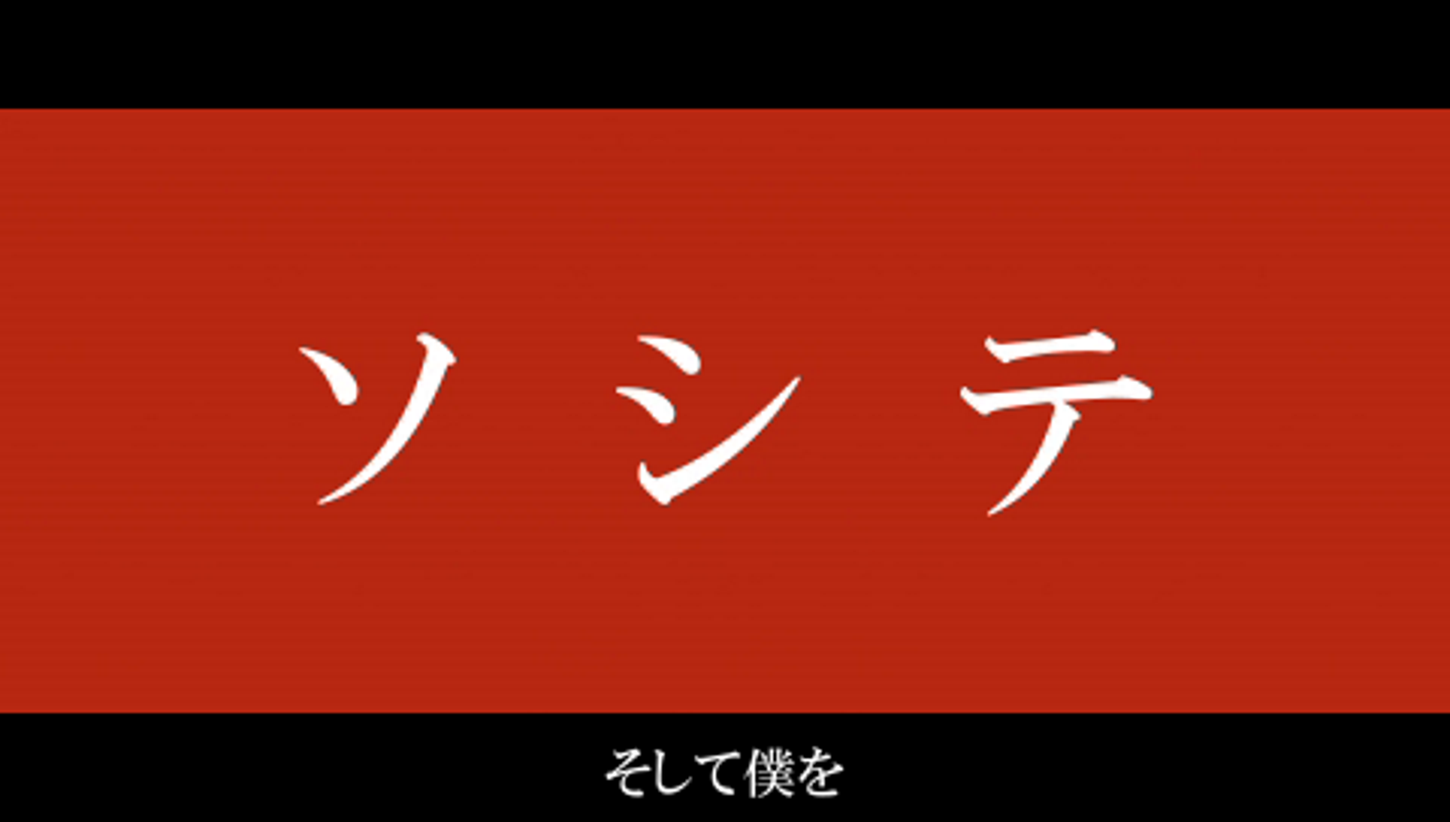
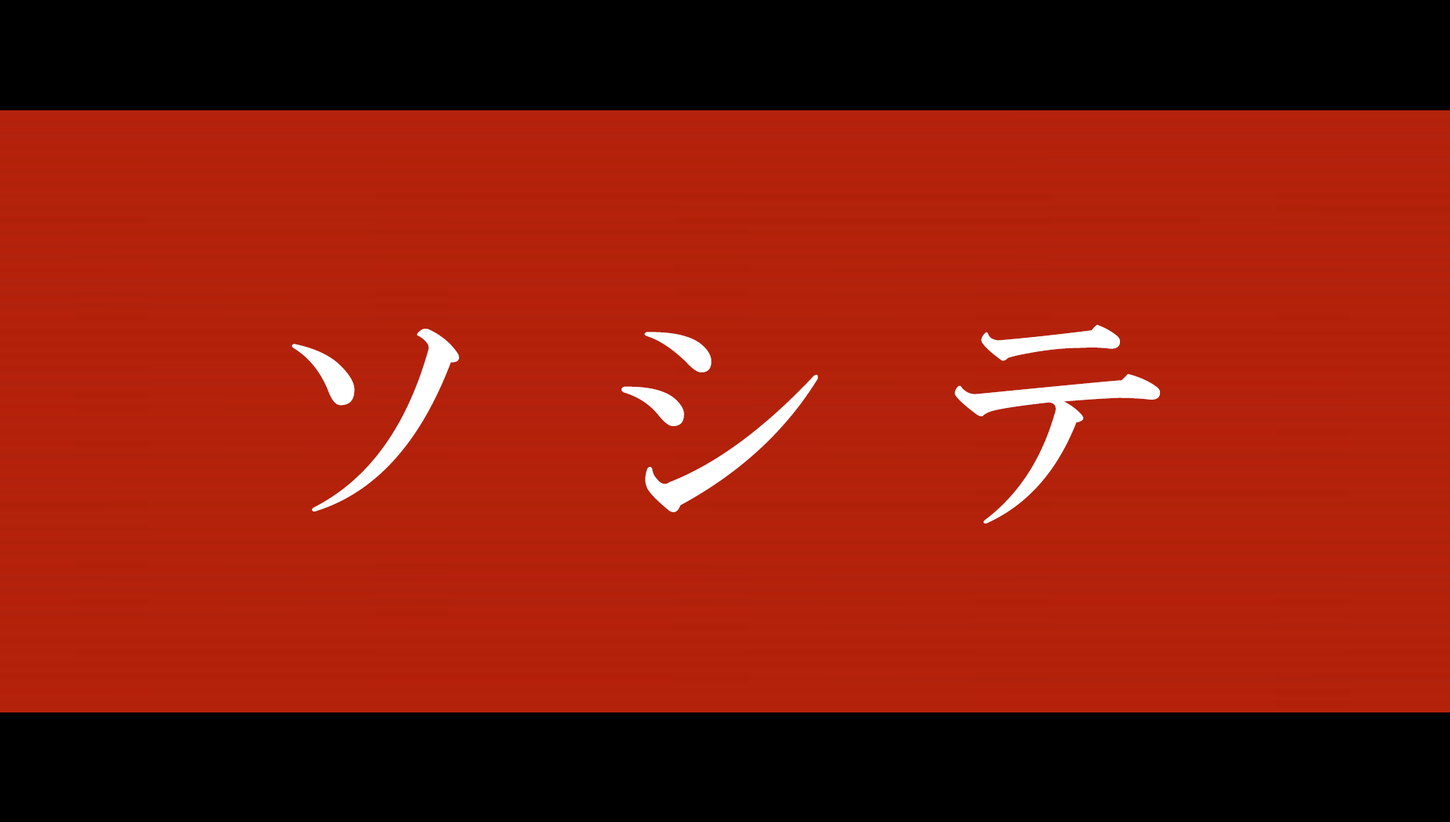
Layers edited between the first and the second 1450x822 image:
added layer "ソシテ" above "Layer 2" over [291, 324, 1160, 524]
showed "Layer 2" over [0, 107, 1450, 799]
